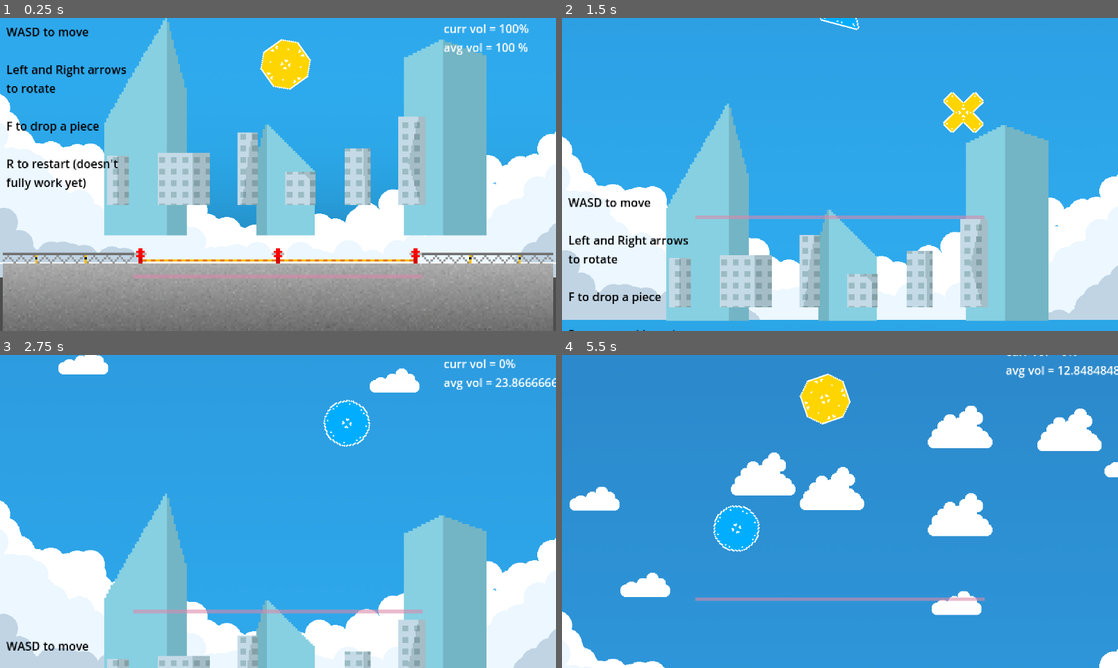
Above: before the commit, frames 1-4 (two rows, left to right).
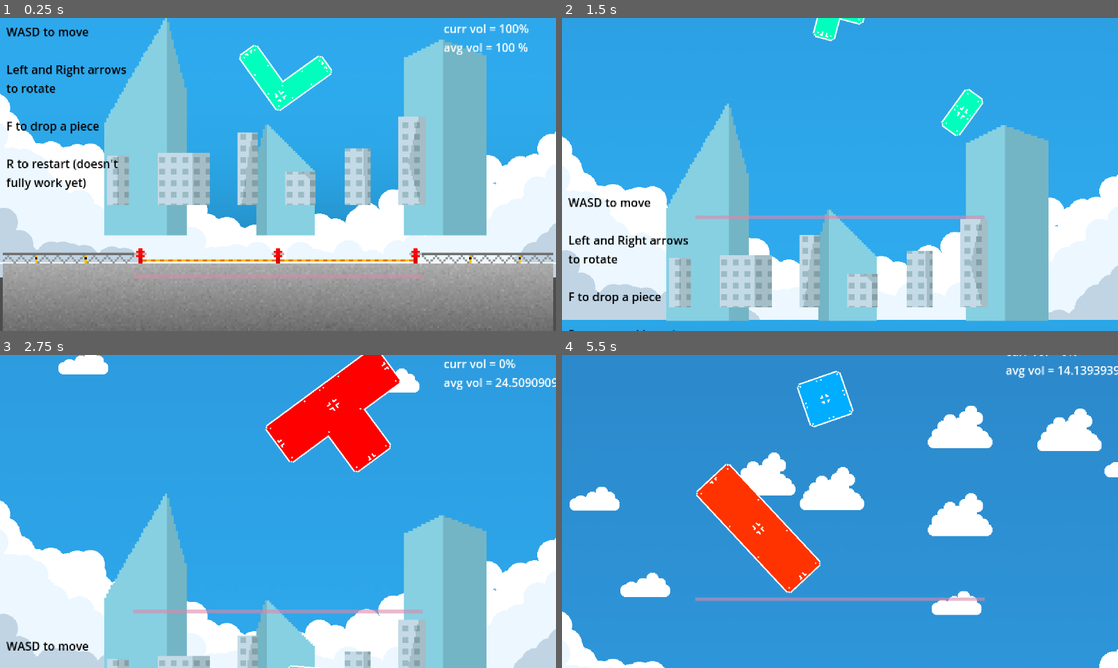
Above: after the commit, the same moments.

Repository: drew-abbo/gmtk_game_jam_game
Game: Godot game, scene res://main.tscn
The game is run twice, just before and just after one commit, with the same random seed, the same clock (stepped at 60 frames per second) and the same inputs.
Inputs:
- Up to frame 1 (0.25 s): no input
- Up to frame 2 (1.5 s): hold D (move_right) 0.53-1.28 s; tap F (drop_piece) at 0.6, 1.35 s; hold S (move_down) from 1.28 s (still down)
- Up to frame 3 (2.75 s): release S (move_down) at 2.03 s; hold D (move_right) from 2.03 s (still down); tap F (drop_piece) at 2.1 s
- Up to frame 4 (5.5 s): release D (move_right) at 2.78 s; hold W (move_up) 2.78-3.53 s; tap F (drop_piece) every 0.75 s from 2.85 to 5.1 s; hold A (move_left) 3.53-5.03 s; hold S (move_down) from 5.03 s (still down)

The runs differ from the first frame. In frame 1, 2.2% of the frame differs, in the area x 43-60%, y 6-30%; in frame 2, 1.2%; in frame 3, 5.1%; in frame 4, 5.3%, in the area x 24-100%, y 3-77%.

Commit message:
New block types added and they can now turn to steel!!!

Diff:
--- /dev/null
+++ b/Building/Pieces/Variants/angle_box_1.tscn
@@ -0,0 +1,14 @@
+[gd_scene load_steps=3 format=3 uid="uid://cbnhthckwkon5"]
+
+[ext_resource type="PackedScene" uid="uid://cjg4a5yo4wh6x" path="res://Building/Pieces/building_piece.tscn" id="1_xmrbx"]
+[ext_resource type="Texture2D" uid="uid://7n4mnedimpqr" path="res://Assets/Angle Box 1.png" id="2_k28g6"]
+
+[node name="BuildingPiece" instance=ExtResource("1_xmrbx")]
+steel_sprite_version = "res://Assets/Angle Box 1 (STEEL).png"
+
+[node name="Sprite2D" type="Sprite2D" parent="RigidBody2D" index="0"]
+scale = Vector2(2, 2)
+texture = ExtResource("2_k28g6")
+
+[node name="CollisionPolygon2D" type="CollisionPolygon2D" parent="RigidBody2D" index="1"]
+polygon = PackedVector2Array(63, 1, -1, 1, -1, -63, -63, -63, -63, 63, 63, 63)
--- /dev/null
+++ b/Building/Pieces/Variants/angle_box_2.tscn
@@ -0,0 +1,14 @@
+[gd_scene load_steps=3 format=3 uid="uid://cvk6ha86ed54w"]
+
+[ext_resource type="PackedScene" uid="uid://cjg4a5yo4wh6x" path="res://Building/Pieces/building_piece.tscn" id="1_1ir8y"]
+[ext_resource type="Texture2D" uid="uid://cyl073yma6kj8" path="res://Assets/Angle Box 2.png" id="2_hy56a"]
+
+[node name="BuildingPiece" instance=ExtResource("1_1ir8y")]
+steel_sprite_version = "res://Assets/Angle Box 2 (STEEL).png"
+
+[node name="Sprite2D" type="Sprite2D" parent="RigidBody2D" index="0"]
+scale = Vector2(2, 2)
+texture = ExtResource("2_hy56a")
+
+[node name="CollisionPolygon2D" type="CollisionPolygon2D" parent="RigidBody2D" index="1"]
+polygon = PackedVector2Array(-47, -47, -47, 47, 47, 47, 47, 17, -17, 17, -17, -47)
--- /dev/null
+++ b/Building/Pieces/Variants/box_1.tscn
@@ -0,0 +1,17 @@
+[gd_scene load_steps=4 format=3 uid="uid://bqy5a4gssmoul"]
+
+[ext_resource type="PackedScene" uid="uid://cjg4a5yo4wh6x" path="res://Building/Pieces/building_piece.tscn" id="1_e5dd8"]
+[ext_resource type="Texture2D" uid="uid://bdii11uan6don" path="res://Assets/Box Type 1.png" id="2_lertm"]
+
+[sub_resource type="RectangleShape2D" id="RectangleShape2D_ea644"]
+size = Vector2(62, 62)
+
+[node name="BuildingPiece" instance=ExtResource("1_e5dd8")]
+steel_sprite_version = "res://Assets/Box Type 1 (STEEL).png"
+
+[node name="Sprite2D" type="Sprite2D" parent="RigidBody2D" index="0"]
+scale = Vector2(2, 2)
+texture = ExtResource("2_lertm")
+
+[node name="CollisionShape2D" type="CollisionShape2D" parent="RigidBody2D" index="1"]
+shape = SubResource("RectangleShape2D_ea644")
--- /dev/null
+++ b/Building/Pieces/Variants/box_2.tscn
@@ -0,0 +1,17 @@
+[gd_scene load_steps=4 format=3 uid="uid://dcvcn3vtw6gy2"]
+
+[ext_resource type="PackedScene" uid="uid://cjg4a5yo4wh6x" path="res://Building/Pieces/building_piece.tscn" id="1_xpd7r"]
+[ext_resource type="Texture2D" uid="uid://f0igjcuqj8b5" path="res://Assets/Box 2.png" id="2_1ph1g"]
+
+[sub_resource type="RectangleShape2D" id="RectangleShape2D_ea644"]
+size = Vector2(30, 30)
+
+[node name="BuildingPiece" instance=ExtResource("1_xpd7r")]
+steel_sprite_version = "res://Assets/Box 2 (STEEL).png"
+
+[node name="Sprite2D" type="Sprite2D" parent="RigidBody2D" index="0"]
+scale = Vector2(2, 2)
+texture = ExtResource("2_1ph1g")
+
+[node name="CollisionShape2D" type="CollisionShape2D" parent="RigidBody2D" index="1"]
+shape = SubResource("RectangleShape2D_ea644")
--- /dev/null
+++ b/Building/Pieces/Variants/circle_1.tscn
@@ -0,0 +1,17 @@
+[gd_scene load_steps=4 format=3 uid="uid://b8jvu5ki6og3q"]
+
+[ext_resource type="PackedScene" uid="uid://cjg4a5yo4wh6x" path="res://Building/Pieces/building_piece.tscn" id="1_modlj"]
+[ext_resource type="Texture2D" uid="uid://c11txrqohtsod" path="res://Assets/Circle Type 1.png" id="2_nuqt8"]
+
+[sub_resource type="CircleShape2D" id="CircleShape2D_x0qsl"]
+radius = 31.0
+
+[node name="BuildingPiece" instance=ExtResource("1_modlj")]
+steel_sprite_version = "res://Assets/Circle 1 (STEEL).png"
+
+[node name="Sprite2D" type="Sprite2D" parent="RigidBody2D" index="0"]
+scale = Vector2(2, 2)
+texture = ExtResource("2_nuqt8")
+
+[node name="CollisionShape2D" type="CollisionShape2D" parent="RigidBody2D" index="1"]
+shape = SubResource("CircleShape2D_x0qsl")
--- a/Building/Pieces/Variants/circle_piece.tscn
+++ /dev/null
@@ -1,16 +0,0 @@
-[gd_scene load_steps=4 format=3 uid="uid://cbnhthckwkon5"]
-
-[ext_resource type="PackedScene" uid="uid://cjg4a5yo4wh6x" path="res://Building/Pieces/building_piece.tscn" id="1_jro6c"]
-[ext_resource type="Texture2D" uid="uid://c11txrqohtsod" path="res://Assets/Circle Type 1.png" id="2_esf57"]
-
-[sub_resource type="CircleShape2D" id="CircleShape2D_pjvq7"]
-radius = 32.0156
-
-[node name="BuildingPiece" instance=ExtResource("1_jro6c")]
-
-[node name="Sprite2D" type="Sprite2D" parent="RigidBody2D" index="0"]
-scale = Vector2(2, 2)
-texture = ExtResource("2_esf57")
-
-[node name="CollisionShape2D" type="CollisionShape2D" parent="RigidBody2D" index="1"]
-shape = SubResource("CircleShape2D_pjvq7")
--- /dev/null
+++ b/Building/Pieces/Variants/octagon_1.tscn
@@ -0,0 +1,14 @@
+[gd_scene load_steps=3 format=3 uid="uid://1fll1apueny3"]
+
+[ext_resource type="PackedScene" uid="uid://cjg4a5yo4wh6x" path="res://Building/Pieces/building_piece.tscn" id="1_6qx6h"]
+[ext_resource type="Texture2D" uid="uid://dffc5ddl8ld40" path="res://Assets/Octagon Type 1.png" id="2_knekt"]
+
+[node name="BuildingPiece" instance=ExtResource("1_6qx6h")]
+steel_sprite_version = "res://Assets/Octagon 1 (STEEL).png"
+
+[node name="Sprite2D" type="Sprite2D" parent="RigidBody2D" index="0"]
+scale = Vector2(2, 2)
+texture = ExtResource("2_knekt")
+
+[node name="CollisionPolygon2D" type="CollisionPolygon2D" parent="RigidBody2D" index="1"]
+polygon = PackedVector2Array(-31, -15, -15, -31, 15, -31, 31, -15, 31, 15, 15, 31, -15, 31, -31, 15)
--- a/Building/Pieces/Variants/octagon_piece.tscn
+++ /dev/null
@@ -1,13 +0,0 @@
-[gd_scene load_steps=3 format=3 uid="uid://bt36m0ugt5sbr"]
-
-[ext_resource type="PackedScene" uid="uid://cjg4a5yo4wh6x" path="res://Building/Pieces/building_piece.tscn" id="1_3twnw"]
-[ext_resource type="Texture2D" uid="uid://dffc5ddl8ld40" path="res://Assets/Octagon Type 1.png" id="2_ab0y7"]
-
-[node name="BuildingPiece" instance=ExtResource("1_3twnw")]
-
-[node name="Sprite2D" type="Sprite2D" parent="RigidBody2D" index="0"]
-scale = Vector2(2, 2)
-texture = ExtResource("2_ab0y7")
-
-[node name="CollisionPolygon2D" type="CollisionPolygon2D" parent="RigidBody2D" index="1"]
-polygon = PackedVector2Array(-15, -31, 15, -31, 31, -15, 31, 15, 15, 31, -15, 31, -31, 15, -31, -15)
--- /dev/null
+++ b/Building/Pieces/Variants/plus_1.tscn
@@ -0,0 +1,14 @@
+[gd_scene load_steps=3 format=3 uid="uid://do1ipuvkcff81"]
+
+[ext_resource type="PackedScene" uid="uid://cjg4a5yo4wh6x" path="res://Building/Pieces/building_piece.tscn" id="1_uy6b3"]
+[ext_resource type="Texture2D" uid="uid://jtxhslq3xh18" path="res://Assets/Plus Type 1.png" id="2_py4vk"]
+
+[node name="BuildingPiece" instance=ExtResource("1_uy6b3")]
+steel_sprite_version = "res://Assets/Plus 1 (STEEL).png"
+
+[node name="Sprite2D" type="Sprite2D" parent="RigidBody2D" index="0"]
+scale = Vector2(2, 2)
+texture = ExtResource("2_py4vk")
+
+[node name="CollisionPolygon2D" type="CollisionPolygon2D" parent="RigidBody2D" index="1"]
+polygon = PackedVector2Array(31, -9, 31, 9, 9, 9, 9, 31, -9, 31, -9, 9, -31, 9, -31, -9, -9, -9, -9, -31, 9, -31, 9, -9)
--- a/Building/Pieces/Variants/plus_piece.tscn
+++ /dev/null
@@ -1,13 +0,0 @@
-[gd_scene load_steps=3 format=3 uid="uid://x2ep0ammpv08"]
-
-[ext_resource type="PackedScene" uid="uid://cjg4a5yo4wh6x" path="res://Building/Pieces/building_piece.tscn" id="1_d707o"]
-[ext_resource type="Texture2D" uid="uid://jtxhslq3xh18" path="res://Assets/Plus Type 1.png" id="2_imwjv"]
-
-[node name="BuildingPiece" instance=ExtResource("1_d707o")]
-
-[node name="Sprite2D" type="Sprite2D" parent="RigidBody2D" index="0"]
-scale = Vector2(2, 2)
-texture = ExtResource("2_imwjv")
-
-[node name="CollisionPolygon2D" type="CollisionPolygon2D" parent="RigidBody2D" index="1"]
-polygon = PackedVector2Array(10, -10, 32, -10, 32, 10, 10, 10, 10, 32, -10, 32, -10, 10, -32, 10, -32, -10, -10, -10, -10, -32, 10, -32)
--- a/Building/Pieces/Variants/square_piece.tscn
+++ /dev/null
@@ -1,16 +0,0 @@
-[gd_scene load_steps=4 format=3 uid="uid://2y7hqute31hu"]
-
-[ext_resource type="PackedScene" uid="uid://cjg4a5yo4wh6x" path="res://Building/Pieces/building_piece.tscn" id="1_3jmhh"]
-[ext_resource type="Texture2D" uid="uid://bdii11uan6don" path="res://Assets/Box Type 1.png" id="2_0vtbt"]
-
-[sub_resource type="RectangleShape2D" id="RectangleShape2D_ppepa"]
-size = Vector2(64, 64)
-
-[node name="BuildingPiece" instance=ExtResource("1_3jmhh")]
-
-[node name="Sprite2D" type="Sprite2D" parent="RigidBody2D" index="0"]
-scale = Vector2(2, 2)
-texture = ExtResource("2_0vtbt")
-
-[node name="CollisionShape2D" type="CollisionShape2D" parent="RigidBody2D" index="1"]
-shape = SubResource("RectangleShape2D_ppepa")
--- /dev/null
+++ b/Building/Pieces/Variants/t_box_1.tscn
@@ -0,0 +1,14 @@
+[gd_scene load_steps=3 format=3 uid="uid://blqtku4q68lyt"]
+
+[ext_resource type="PackedScene" uid="uid://cjg4a5yo4wh6x" path="res://Building/Pieces/building_piece.tscn" id="1_aa1e1"]
+[ext_resource type="Texture2D" uid="uid://ciy6ogp82uyni" path="res://Assets/T Box 1.png" id="2_stivu"]
+
+[node name="BuildingPiece" instance=ExtResource("1_aa1e1")]
+steel_sprite_version = "res://Assets/T Box 1 (STEEL).png"
+
+[node name="Sprite2D" type="Sprite2D" parent="RigidBody2D" index="0"]
+scale = Vector2(2, 2)
+texture = ExtResource("2_stivu")
+
+[node name="CollisionPolygon2D" type="CollisionPolygon2D" parent="RigidBody2D" index="1"]
+polygon = PackedVector2Array(63, -31, 63, 31, -1, 31, -1, 95, -63, 95, -63, -95, -1, -95, -1, -31)
--- /dev/null
+++ b/Building/Pieces/Variants/t_box_2.tscn
@@ -0,0 +1,14 @@
+[gd_scene load_steps=3 format=3 uid="uid://b2gyl7plthiw2"]
+
+[ext_resource type="PackedScene" uid="uid://cjg4a5yo4wh6x" path="res://Building/Pieces/building_piece.tscn" id="1_7mn77"]
+[ext_resource type="Texture2D" uid="uid://3r6enpx1usv" path="res://Assets/T Box 2.png" id="2_ocqjr"]
+
+[node name="BuildingPiece" instance=ExtResource("1_7mn77")]
+steel_sprite_version = "res://Assets/T Box 2 (STEEL).png"
+
+[node name="Sprite2D" type="Sprite2D" parent="RigidBody2D" index="0"]
+scale = Vector2(2, 2)
+texture = ExtResource("2_ocqjr")
+
+[node name="CollisionPolygon2D" type="CollisionPolygon2D" parent="RigidBody2D" index="1"]
+polygon = PackedVector2Array(-31, -47, -1, -47, -1, -15, 31, -15, 31, 15, -1, 15, -1, 47, -31, 47)
--- /dev/null
+++ b/Building/Pieces/Variants/triangle_1.tscn
@@ -0,0 +1,14 @@
+[gd_scene load_steps=3 format=3 uid="uid://jk3rs0dgkky5"]
+
+[ext_resource type="PackedScene" uid="uid://cjg4a5yo4wh6x" path="res://Building/Pieces/building_piece.tscn" id="1_381pc"]
+[ext_resource type="Texture2D" uid="uid://t0xfdqq282ba" path="res://Assets/Triangle Type 1.png" id="2_vdpmu"]
+
+[node name="BuildingPiece" instance=ExtResource("1_381pc")]
+steel_sprite_version = "res://Assets/Triangle 1 (STEEL).png"
+
+[node name="Sprite2D" type="Sprite2D" parent="RigidBody2D" index="0"]
+scale = Vector2(2, 2)
+texture = ExtResource("2_vdpmu")
+
+[node name="CollisionPolygon2D" type="CollisionPolygon2D" parent="RigidBody2D" index="1"]
+polygon = PackedVector2Array(0, -32, -27, 23, 27, 23)
--- a/Building/Pieces/Variants/triangle_piece.tscn
+++ /dev/null
@@ -1,13 +0,0 @@
-[gd_scene load_steps=3 format=3 uid="uid://clcty7gb18tus"]
-
-[ext_resource type="PackedScene" uid="uid://cjg4a5yo4wh6x" path="res://Building/Pieces/building_piece.tscn" id="1_2v0e7"]
-[ext_resource type="Texture2D" uid="uid://t0xfdqq282ba" path="res://Assets/Triangle Type 1.png" id="2_y02u8"]
-
-[node name="BuildingPiece" instance=ExtResource("1_2v0e7")]
-
-[node name="Sprite2D" type="Sprite2D" parent="RigidBody2D" index="0"]
-scale = Vector2(2, 2)
-texture = ExtResource("2_y02u8")
-
-[node name="CollisionPolygon2D" type="CollisionPolygon2D" parent="RigidBody2D" index="1"]
-polygon = PackedVector2Array(-29, 23, 29, 23, 0, -34)
--- /dev/null
+++ b/Building/Pieces/Variants/wide_box_1.tscn
@@ -0,0 +1,18 @@
+[gd_scene load_steps=4 format=3 uid="uid://b6figtsq2pk3m"]
+
+[ext_resource type="PackedScene" uid="uid://cjg4a5yo4wh6x" path="res://Building/Pieces/building_piece.tscn" id="1_0fui7"]
+[ext_resource type="Texture2D" uid="uid://cdsvn8mgw7dsg" path="res://Assets/Wide Box 1.png" id="2_hm60f"]
+
+[sub_resource type="RectangleShape2D" id="RectangleShape2D_oamxq"]
+size = Vector2(95, 31)
+
+[node name="BuildingPiece" instance=ExtResource("1_0fui7")]
+steel_sprite_version = "res://Assets/Wide Box 1 (STEEL).png"
+
+[node name="Sprite2D" type="Sprite2D" parent="RigidBody2D" index="0"]
+scale = Vector2(2, 2)
+texture = ExtResource("2_hm60f")
+
+[node name="CollisionShape2D" type="CollisionShape2D" parent="RigidBody2D" index="1"]
+scale = Vector2(2, 2)
+shape = SubResource("RectangleShape2D_oamxq")
--- /dev/null
+++ b/Building/Pieces/Variants/wide_box_2.tscn
@@ -0,0 +1,18 @@
+[gd_scene load_steps=4 format=3 uid="uid://tsec71om05h8"]
+
+[ext_resource type="PackedScene" uid="uid://cjg4a5yo4wh6x" path="res://Building/Pieces/building_piece.tscn" id="1_6o3qq"]
+[ext_resource type="Texture2D" uid="uid://c33yjfmbut45h" path="res://Assets/Wide Box 2.png" id="2_j6bub"]
+
+[sub_resource type="RectangleShape2D" id="RectangleShape2D_oamxq"]
+size = Vector2(31, 15)
+
+[node name="BuildingPiece" instance=ExtResource("1_6o3qq")]
+steel_sprite_version = "res://Assets/Wide Box 2 (STEEL).png"
+
+[node name="Sprite2D" type="Sprite2D" parent="RigidBody2D" index="0"]
+scale = Vector2(2, 2)
+texture = ExtResource("2_j6bub")
+
+[node name="CollisionShape2D" type="CollisionShape2D" parent="RigidBody2D" index="1"]
+scale = Vector2(2, 2)
+shape = SubResource("RectangleShape2D_oamxq")
--- a/Building/Pieces/building_piece.gd
+++ b/Building/Pieces/building_piece.gd
@@ -3,6 +3,9 @@
 
 ## Emits when the block contacts something
 signal building_piece_collided
+
+## The sprite that this one should turn into once it becomes steel.
+@export_file("*.png") var steel_sprite_version: String
 
 ## The speed added to the piece when being moved by the player.
 const PLAYER_MOVE_SPEED: float = 300
@@ -25,7 +28,6 @@
 @onready var rigid_body_2d: RigidBody2D = $RigidBody2D
 
 @onready var allow_freeze_timer: Timer = $AllowFreezeTimer
-
 
 var position: Vector2:
 	set(new_position):
@@ -95,6 +97,8 @@
 	rigid_body_2d.set_collision_mask_value(1, false)	# gound/other pieces
 	rigid_body_2d.set_collision_mask_value(2, false)	# invisible walls
 
+	make_steel()
+
 
 ## Enables gravity and physics for the piece. Doesn't return player control.
 func unlock_movement() -> void:
@@ -109,5 +113,10 @@
 	rigid_body_2d.gravity_scale = 1.0
 
 
+func make_steel() -> void:
+	if has_node("RigidBody2D/Sprite2D"):
+		$RigidBody2D/Sprite2D.texture = load(steel_sprite_version)
+
+
 func _on_allow_freeze_timer_timeout() -> void:
 	freeze_when_slow = true
--- a/main.gd
+++ b/main.gd
@@ -8,11 +8,17 @@
 ## An array of all pieces that can be spawned. This array is shuffled, pieces
 ## are picked from it in order and then it's re-shuffled.
 var new_piece_pool: Array[Resource] = [
-	preload("res://Building/Pieces/Variants/circle_piece.tscn"),
-	preload("res://Building/Pieces/Variants/octagon_piece.tscn"),
-	preload("res://Building/Pieces/Variants/plus_piece.tscn"),
-	preload("res://Building/Pieces/Variants/square_piece.tscn"),
-	preload("res://Building/Pieces/Variants/triangle_piece.tscn"),
+	preload("res://Building/Pieces/Variants/angle_box_1.tscn"),
+	preload("res://Building/Pieces/Variants/angle_box_2.tscn"),
+	preload("res://Building/Pieces/Variants/box_1.tscn"),
+	preload("res://Building/Pieces/Variants/circle_1.tscn"),
+	preload("res://Building/Pieces/Variants/octagon_1.tscn"),
+	preload("res://Building/Pieces/Variants/plus_1.tscn"),
+	preload("res://Building/Pieces/Variants/triangle_1.tscn"),
+	preload("res://Building/Pieces/Variants/t_box_1.tscn"),
+	preload("res://Building/Pieces/Variants/t_box_2.tscn"),
+	preload("res://Building/Pieces/Variants/wide_box_1.tscn"),
+	preload("res://Building/Pieces/Variants/wide_box_2.tscn"),
 ]
 ## The index of the next piece. If >= the length of the array the array will
 ## be shuffled and the index will be reset to 0 before picking.
